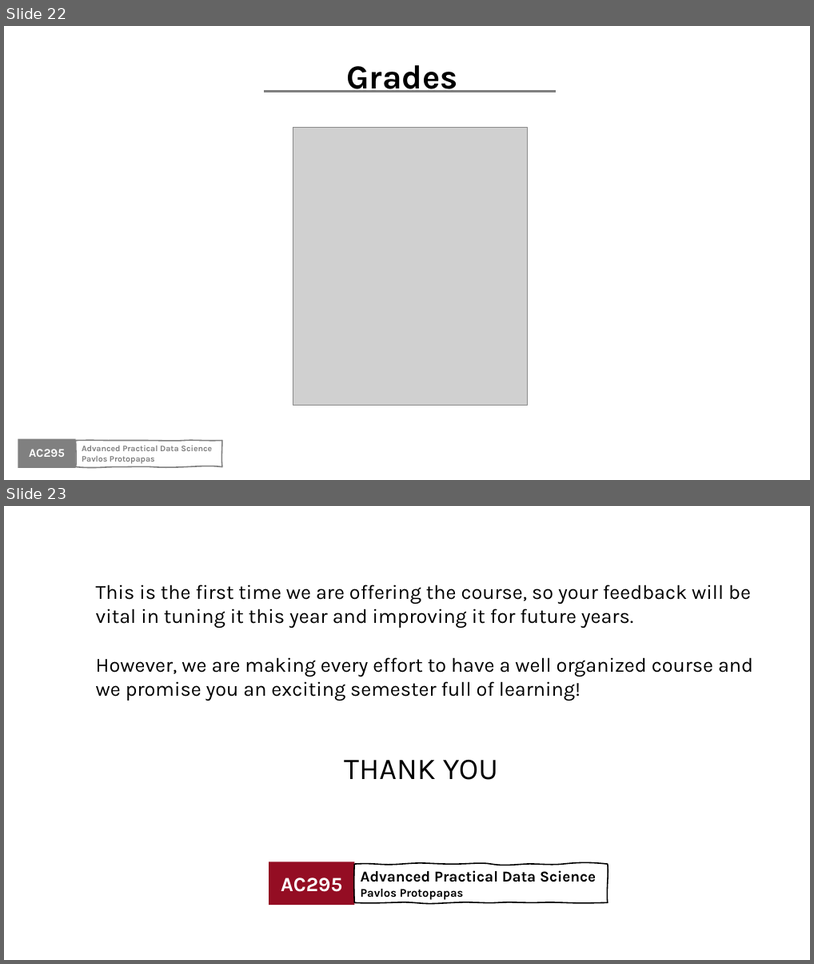
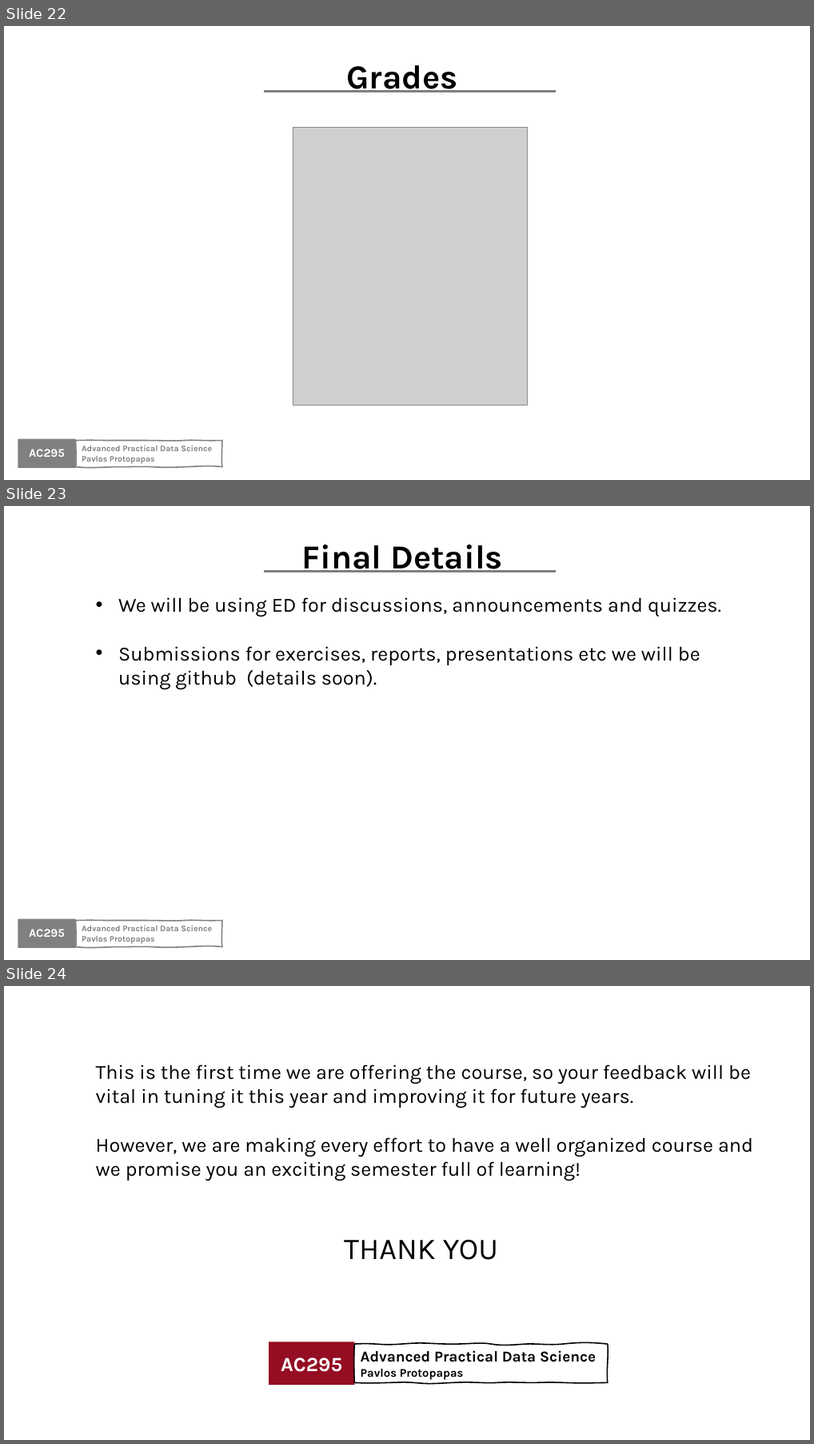
Before and after one commit to Harvard-IACS/2020-AC295, a slide deck: content/lectures/lecture1/presentation/lecture1.pptx. Shown one above the other, each under a label of ours: slides 22 and 23 before the commit, slides 22, 23 and 24 after it. The pictures are 814x964 and 814x1444 pixels, drawn with LibreOffice and Linux fonts; fonts in the diff are those of the drawing; grey boxes stand for pictures; background and template pictures are left out. Boxes give left, top, right and bottom in pixels: in the first picture for what was removed or moved away, otherwise in the second. Text is boxed around its words. In the diff, an @@ line names an element or a change of style, - is before the commit and + after.

```diff
--- a/content/lectures/lecture1/presentation/lecture1.pptx
+++ b/content/lectures/lecture1/presentation/lecture1.pptx
@@ slide 23 added at bbox=[4, 506, 810, 960], background #FFFFFF; not listed: 4 template elements that a slide beside it also shows @@
@@ text added at bbox=[302, 544, 503, 572], 40 pt, text #000000, bold @@
+Final Details
@@ text added at bbox=[118, 597, 722, 689], 24 pt, text #000000 @@
+• We will be using ED for discussions, announcements and quizzes.
+• Submissions for exercises, reports, presentations etc we will be using github (details soon).
@@ what was slide 23 is now slide 24 @@
```
Also in this commit, not shown: 2 slides changed.
